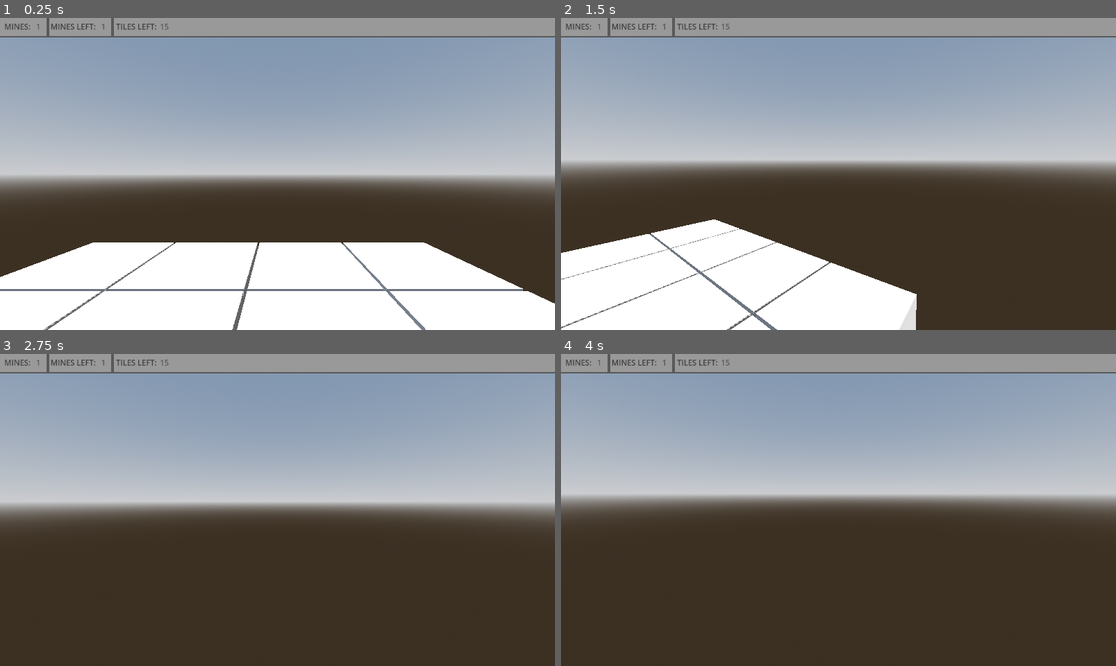
Above: before the commit, frames 1-4 (two rows, left to right).
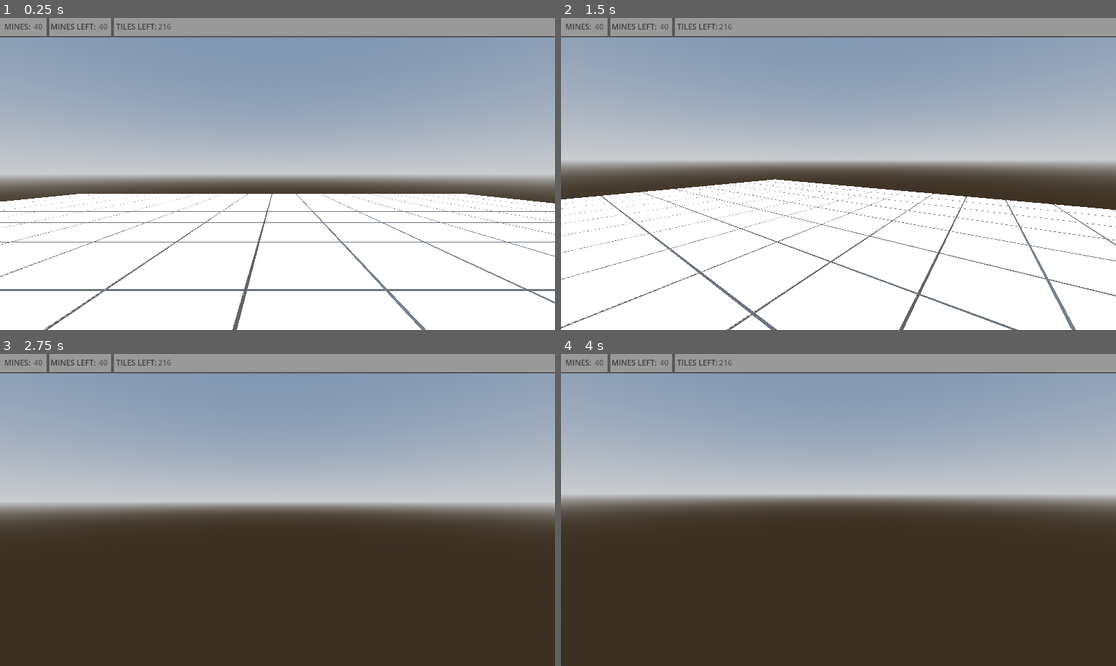
Above: after the commit, the same moments.

Repository: jaFriend/Isosweeper
Game: Godot game, scene res://scenes/placeholder.tscn
Two runs of this game, one before a commit and one after it. Both use one fixed random seed, a clock stepped at 60 frames per second and the inputs below.
Inputs (mouse positions are in pixels of both pictures, inside the frame that each line leads up to):
- Up to frame 1 (0.25 s): no input
- Up to frame 2 (1.5 s): tap Enter at 0.5 s; move the mouse to (960, 158) at 0.52 s; hold D (movement_right) 0.53-1.28 s; right-click (960, 158) at 0.6 s; click (960, 158) at 0.67 s; tap Space (movement_jump) at 0.77 s; move the mouse to (810, 174) at 1.27 s; hold W (movement_forwards) from 1.28 s (still down); click (810, 174) at 1.35 s
- Up to frame 3 (2.75 s): keep holding W (movement_forwards); tap Space (movement_jump) at 1.52 s; move the mouse to (288, 503) at 2.02 s; tap V (movement_freefly) at 2.1 s
- Up to frame 4 (4 s): keep holding W (movement_forwards); move the mouse to (832, 516) at 2.77 s; tap Shift (movement_sprint) at 2.85 s; click (832, 516) at 2.92 s; tap Space (movement_jump) at 3.02, 3.5, 3.77 s; move the mouse to (877, 513) at 3.52 s; right-click (877, 513) at 3.6 s

The runs differ from the first frame. In frame 1, 18% of the frame differs, in the area x 0-100%, y 1-92%; in frame 2, 27%, in the area x 0-100%, y 1-100%; in frame 3, less than 0.1%; in frame 4, less than 0.1%.

Commit message:
Added Level Generation and Level UI

Diff:
--- /dev/null
+++ b/scenes/level_card.tscn
@@ -0,0 +1,50 @@
+[gd_scene format=3 uid="uid://smworymht1sv"]
+
+[ext_resource type="Script" uid="uid://crmf5784t1sbb" path="res://scripts/level_card.gd" id="1_dw25j"]
+
+[sub_resource type="StyleBoxFlat" id="StyleBoxFlat_dw25j"]
+bg_color = Color(0.2509804, 0.31764707, 0.23137255, 1)
+
+[node name="LevelCard" type="PanelContainer" unique_id=1420080784]
+custom_minimum_size = Vector2(350, 150)
+theme_override_styles/panel = SubResource("StyleBoxFlat_dw25j")
+script = ExtResource("1_dw25j")
+
+[node name="MarginContainer" type="MarginContainer" parent="." unique_id=748027295]
+layout_mode = 2
+size_flags_horizontal = 4
+size_flags_vertical = 4
+theme_override_constants/margin_left = 15
+theme_override_constants/margin_top = 15
+theme_override_constants/margin_right = 15
+theme_override_constants/margin_bottom = 15
+
+[node name="VBoxContainer" type="VBoxContainer" parent="MarginContainer" unique_id=1968700811]
+layout_mode = 2
+
+[node name="HBoxContainer" type="HBoxContainer" parent="MarginContainer/VBoxContainer" unique_id=1424442173]
+layout_mode = 2
+size_flags_horizontal = 4
+
+[node name="Level" type="Label" parent="MarginContainer/VBoxContainer/HBoxContainer" unique_id=2066914278]
+layout_mode = 2
+text = "Level: 1000"
+
+[node name="Grid" type="Label" parent="MarginContainer/VBoxContainer/HBoxContainer" unique_id=720584263]
+layout_mode = 2
+text = "Grid: 1000x1000"
+
+[node name="Safety" type="Label" parent="MarginContainer/VBoxContainer" unique_id=898677179]
+layout_mode = 2
+text = "Safety: Yes"
+
+[node name="BestTime" type="Label" parent="MarginContainer/VBoxContainer" unique_id=90803519]
+visible = false
+layout_mode = 2
+text = "Best: 999:59"
+
+[node name="Button" type="Button" parent="MarginContainer/VBoxContainer" unique_id=1237410050]
+layout_mode = 2
+text = "Play Level"
+
+[connection signal="pressed" from="MarginContainer/VBoxContainer/Button" to="." method="_on_button_pressed"]
--- /dev/null
+++ b/scenes/level_menu.tscn
@@ -0,0 +1,76 @@
+[gd_scene format=3 uid="uid://cst8th2nv3fxa"]
+
+[ext_resource type="Script" uid="uid://k4imlmqknpci" path="res://scripts/level_menu.gd" id="1_yl4fo"]
+
+[sub_resource type="StyleBoxFlat" id="StyleBoxFlat_rj3wb"]
+bg_color = Color(0.42352942, 0.6509804, 0.31764707, 1)
+
+[sub_resource type="StyleBoxFlat" id="StyleBoxFlat_yl4fo"]
+bg_color = Color(0.38431373, 0.5058824, 0.25490198, 1)
+
+[node name="LevelMenu" type="Control" unique_id=541501804]
+layout_mode = 3
+anchors_preset = 15
+anchor_right = 1.0
+anchor_bottom = 1.0
+grow_horizontal = 2
+grow_vertical = 2
+script = ExtResource("1_yl4fo")
+
+[node name="PanelContainer2" type="PanelContainer" parent="." unique_id=1149927435]
+layout_mode = 1
+anchors_preset = 15
+anchor_right = 1.0
+anchor_bottom = 1.0
+grow_horizontal = 2
+grow_vertical = 2
+theme_override_styles/panel = SubResource("StyleBoxFlat_rj3wb")
+
+[node name="PanelContainer" type="PanelContainer" parent="." unique_id=2126514881]
+custom_minimum_size = Vector2(400, 600)
+layout_mode = 1
+anchors_preset = 8
+anchor_left = 0.5
+anchor_top = 0.5
+anchor_right = 0.5
+anchor_bottom = 0.5
+offset_left = -200.0
+offset_top = -300.0
+offset_right = 200.0
+offset_bottom = 300.0
+grow_horizontal = 2
+grow_vertical = 2
+theme_override_styles/panel = SubResource("StyleBoxFlat_yl4fo")
+
+[node name="MarginContainer" type="MarginContainer" parent="PanelContainer" unique_id=767513432]
+layout_mode = 2
+theme_override_constants/margin_left = 15
+theme_override_constants/margin_top = 15
+theme_override_constants/margin_right = 15
+theme_override_constants/margin_bottom = 15
+
+[node name="ScrollContainer" type="ScrollContainer" parent="PanelContainer/MarginContainer" unique_id=1990573253]
+layout_mode = 2
+
+[node name="VBoxContainer" type="VBoxContainer" parent="PanelContainer/MarginContainer/ScrollContainer" unique_id=1401623052]
+clip_contents = true
+layout_mode = 2
+
+[node name="MarginContainer" type="MarginContainer" parent="." unique_id=1711621766]
+layout_mode = 1
+anchors_preset = 3
+anchor_left = 1.0
+anchor_top = 1.0
+anchor_right = 1.0
+anchor_bottom = 1.0
+offset_left = -100.0
+offset_top = -40.0
+grow_horizontal = 0
+grow_vertical = 0
+theme_override_constants/margin_right = 35
+theme_override_constants/margin_bottom = 35
+
+[node name="BackButton" type="Button" parent="MarginContainer" unique_id=924308261]
+custom_minimum_size = Vector2(100, 0)
+layout_mode = 2
+text = "Back"
--- a/scripts/level.gd
+++ b/scripts/level.gd
@@ -1,8 +1,8 @@
 extends Node
 
-@export var width: int = 4
-@export var height: int = 4
-@export var mines: int = 1
+@export var width: int = 16
+@export var height: int = 16
+@export var mines: int = 40
 @export var tile_scene: PackedScene = preload("res://scenes/tile.tscn")
 var grid_level: Grid
 var tiles_map: Dictionary
--- /dev/null
+++ b/scripts/level_card.gd
@@ -0,0 +1,23 @@
+extends PanelContainer
+
+@onready var level_label: Label = $MarginContainer/VBoxContainer/HBoxContainer/Level
+@onready var grid_label: Label = $MarginContainer/VBoxContainer/HBoxContainer/Grid
+@onready var safety_label: Label = $MarginContainer/VBoxContainer/Safety
+
+var index: int = 0
+signal selected(idx: int)
+
+func setup(level: int, level_info: LevelInfo):
+	self.index = level
+	level_label.text = "Level: %d" % [level + 1]
+	grid_label.text = "Grid: %dx%d" % [level_info.x, level_info.y]
+	var safety_string: String = "Safety: "
+	if not level_info.pre_generate:
+		safety_string += "Yay"
+	else:
+		safety_string += "Nay"
+	safety_label.text = safety_string
+
+
+func _on_button_pressed() -> void:
+	selected.emit(self.index)
--- /dev/null
+++ b/scripts/level_generator.gd
@@ -0,0 +1,86 @@
+@tool
+extends EditorScript
+
+class LevelRequirements:
+	var x: int
+	var y: int
+	var mines: int
+
+	func _init(_x: int, _y: int, _mines: int) -> void:
+		self.x = _x
+		self.y = _y
+		self.mines = _mines
+"""
+Level Generator Script:
+	Generates levels with specific functions and saves it as a PackedByteArray.
+	Once used Game will unpack and add it to saved data.
+"""
+func _run() -> void:
+	var levels: Array[LevelInfo]
+	var filename: String = "levels.dat"
+	add_one_level(levels, create_level_info(10, 10, 40, false))
+	multi_add_levels_by_range(levels, LevelRequirements.new(10, 10, 20),
+							  LevelRequirements.new(64, 64, 600), 99, 45)
+	save_levels_data(levels, filename)
+	print("Generated Levels")
+
+"""
+Work to open the saved data back into LevelInfo.
+
+Will be used in future levels UI.
+
+	var file: FileAccess = FileAccess.open(filename, FileAccess.READ)
+	var loaded_bytes: PackedByteArray
+	if file:
+		loaded_bytes = file.get_buffer(file.get_length())
+
+	var unpacked_data = bytes_to_var_with_objects(loaded_bytes)
+
+	var unpacked_levels: Array[LevelInfo]
+	unpacked_levels.assign(unpacked_data)
+
+"""
+
+func save_levels_data(levels: Array[LevelInfo], filename: String) -> void:
+	var buffer: PackedByteArray = var_to_bytes_with_objects(levels)
+	var file_path: String = "res://" + filename
+	var file: FileAccess = FileAccess.open(file_path, FileAccess.WRITE)
+
+	if file:
+		file.store_buffer(buffer)
+
+func create_level_info(x: int, y: int, mines: int, pre_generate: bool) -> LevelInfo:
+	var result: LevelInfo = LevelInfo.new()
+	result.x = x
+	result.y = y
+	result.mines = mines
+	result.pre_generate = pre_generate
+
+	return result
+
+func add_one_level(levels: Array[LevelInfo], level_info: LevelInfo) -> void:
+	levels.append(level_info)
+
+func multi_add_levels_by_range(levels: Array[LevelInfo],
+							   start_level: LevelRequirements,
+							   end_level: LevelRequirements,
+							   levels_amount: int, pre_generate_skip_count: int) -> void:
+	if levels_amount < 2:
+		return
+	for i in range(levels_amount):
+		var weight: float = i as float / (levels_amount - 1)
+		var pre_generate: bool = false
+
+		if pre_generate_skip_count > 0:
+			pre_generate_skip_count -= 1
+		else:
+			pre_generate = true
+
+		var level_info: LevelInfo = create_level_info(
+			lerp(start_level.x, end_level.x, weight),
+			lerp(start_level.y, end_level.y, weight),
+			lerp(start_level.mines, end_level.mines, weight),
+			pre_generate
+		)
+
+		add_one_level(levels, level_info)
--- /dev/null
+++ b/scripts/level_info.gd
@@ -0,0 +1,7 @@
+class_name LevelInfo
+extends RefCounted
+
+@export var x: int
+@export var y: int
+@export var mines: int
+@export var pre_generate: bool
--- /dev/null
+++ b/scripts/level_menu.gd
@@ -0,0 +1,46 @@
+extends Control
+
+var levels: Array[LevelInfo]
+@export var card_scene: PackedScene = preload("res://scenes/level_card.tscn")
+@onready var container: VBoxContainer = $PanelContainer/MarginContainer/ScrollContainer/VBoxContainer
+
+func _ready() -> void:
+	var status: bool
+	status = open_levels()
+	if not status:
+		return
+
+	status = render_levels()
+	if not status:
+		return
+
+
+func open_levels() -> bool:
+	var filename: String = "res://levels.dat"
+	var file: FileAccess = FileAccess.open(filename, FileAccess.READ)
+	var loaded_bytes: PackedByteArray
+	if file:
+		loaded_bytes = file.get_buffer(file.get_length())
+	else:
+		return false
+
+	var unpacked_data = bytes_to_var_with_objects(loaded_bytes)
+
+	levels.assign(unpacked_data)
+	return true
+
+func render_levels() -> bool:
+	for child in container.get_children():
+		child.queue_free()
+
+	for i in range(levels.size()):
+		var card = card_scene.instantiate()
+		container.add_child(card)
+
+		card.setup(i, levels[i])
+		card.selected.connect(_load_level)
+
+	return true
+
+func _load_level(idx: int):
+	print(idx)
Not shown, added: scripts/level_card.gd.uid
Not shown, added: scripts/level_generator.gd.uid
Not shown, added: scripts/level_info.gd.uid
Not shown, added: scripts/level_menu.gd.uid
